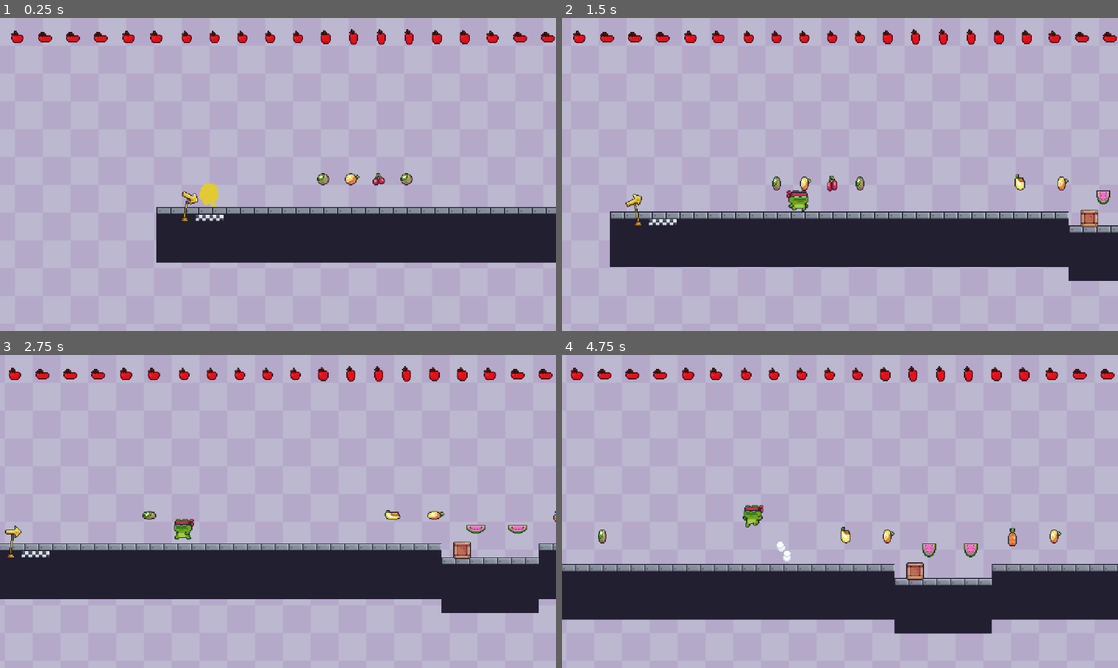
Above: before the commit, frames 1-4 (two rows, left to right).
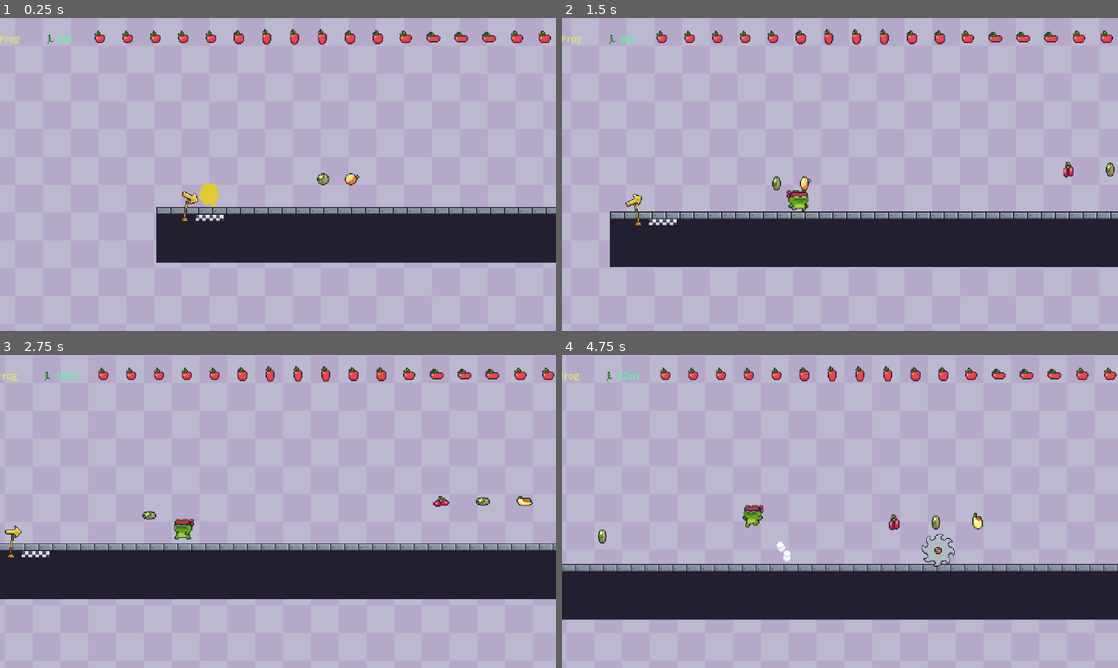
Above: after the commit, the same moments.

Repository: tavopxo/four-heroes-quest
Game: Godot game, scene res://scenes/levels/level_endless.tscn
Same seed, same stepped clock (60 frames per second), same inputs: the game is played once before the commit and once after it. This scene is started directly instead of the project's main scene. Sound files missing from this copy of the repository are replaced by a short silence.
Inputs:
- Up to frame 1 (0.25 s): no input
- Up to frame 2 (1.5 s): hold D (move_right) from 0.53 s (still down); tap Shift (special_action) at 0.6 s; tap Space (jump) at 0.77 s; tap K at 1.35 s
- Up to frame 3 (2.75 s): tap Space (jump) at 1.52 s; release D (move_right) at 2.03 s; hold A (move_left) from 2.03 s (still down); tap J at 2.1 s
- Up to frame 4 (4.75 s): release A (move_left) at 2.78 s; hold D (move_right) 2.78-4.28 s; tap P at 2.85 s; tap Space (jump) at 3.02, 3.77, 4.52 s; tap Shift (special_action) at 3.6 s; hold A (move_left) from 4.28 s (still down); tap K at 4.35 s

The runs differ from the first frame. In frame 1, 1.8% of the frame differs, in the area x 0-100%, y 3-54%; in frame 2, 3.2%; in frame 3, 4.1%; in frame 4, 4.5%, in the area x 0-100%, y 3-90%.

Commit message:
Fix endless death and improve procedural runs\n\nCo-authored-by: Copilot App <223556219+Copilot@users.noreply.github.com>

Diff:
--- a/scripts/levels/endless_level.gd
+++ b/scripts/levels/endless_level.gd
@@ -58,6 +58,7 @@
 const BASE_Y: int = 15 # Tile Y for ground level (240px)
 const GENERATE_AHEAD_PX: float = 850.0
 const DESPAWN_BEHIND_PX: float = 650.0
+const MAX_FRUITS_PER_CHUNK: int = 3
 
 var start_x: float = 60.0
 var next_chunk_tile_x: int = 0
@@ -160,8 +161,8 @@
 	spawned_container.add_child(cp)
 	chunk_data["nodes"].append(cp)
 
-	# Place a few welcoming fruits
-	for i in range(4):
+	# Place a small, readable introductory collectible line.
+	for i in range(2):
 		_spawn_fruit(chunk_data, Vector2((12 + i * 2) * TILE_SIZE, (BASE_Y - 2) * TILE_SIZE))
 
 	active_chunks.append(chunk_data)
@@ -169,21 +170,13 @@
 	last_chunk_exit_y = BASE_Y
 	chunk_counter = 1
 
-	# Generate 3 initial chunks ahead
-	for i in range(3):
+	# Keep the opening view readable instead of filling it with collectibles.
+	for i in range(1):
 		_generate_next_chunk()
 
 func _generate_next_chunk() -> void:
 	chunk_counter += 1
-	var chunk_type = randi() % 10
-
-	# Increase difficulty based on distance
-	if current_distance < 60:
-		# Early game: flat, steps, small gaps
-		chunk_type = [0, 1, 2, 5][randi() % 4]
-	elif current_distance < 150:
-		# Mid-early: add saws, fire, trampolines
-		chunk_type = [0, 1, 2, 3, 5, 6][randi() % 6]
+	var chunk_type = _choose_chunk_type()
 
 	var chunk_w = randi_range(18, 24)
 	var start_px = next_chunk_tile_x * TILE_SIZE
@@ -208,10 +201,22 @@
 		7: _build_chunk_fan_updraft(chunk_data, chunk_w)
 		8: _build_chunk_slammer_crates(chunk_data, chunk_w)
 		9: _build_chunk_pendulum_pass(chunk_data, chunk_w)
+		10: _build_chunk_staggered_gaps(chunk_data, chunk_w)
+		11: _build_chunk_hazard_gauntlet(chunk_data, chunk_w)
 		_: _build_chunk_flat_sprint(chunk_data, chunk_w)
 
 	active_chunks.append(chunk_data)
 	next_chunk_tile_x += chunk_w
+
+func _choose_chunk_type() -> int:
+	# Introduce demanding combinations gradually while retaining a safe route.
+	if current_distance < 60:
+		return [0, 1, 2, 5][randi() % 4]
+	if current_distance < 150:
+		return [0, 1, 2, 3, 5, 6, 10][randi() % 7]
+	if current_distance < 300:
+		return randi_range(0, 10)
+	return randi_range(0, 11)
 
 # --- CHUNK BUILDERS ---
 
@@ -411,6 +416,42 @@
 
 	last_chunk_exit_y = entry_y
 
+func _build_chunk_staggered_gaps(chunk: Dictionary, w: int) -> void:
+	var entry_y = last_chunk_exit_y
+	var raised_y = max(entry_y - 2, 11)
+	var gap_start = 4
+
+	for x in range(w):
+		var tx = next_chunk_tile_x + x
+		var in_gap = x >= gap_start and x < w - 3 and (x - gap_start) % 4 >= 2
+		if in_gap:
+			_spawn_spikes(chunk, Vector2(tx * TILE_SIZE + 8, (entry_y + 2) * TILE_SIZE))
+		else:
+			var segment = int((x - gap_start) / 4)
+			var top_y = raised_y if segment % 2 == 0 and x >= gap_start else entry_y
+			_place_column(chunk, tx, top_y, 4)
+			if x > gap_start and x % 4 == 0:
+				_spawn_fruit(chunk, Vector2(tx * TILE_SIZE + 8, (top_y - 2) * TILE_SIZE))
+
+	_spawn_trampoline(chunk, Vector2((next_chunk_tile_x + w - 3) * TILE_SIZE + 8, (entry_y - 1) * TILE_SIZE))
+	last_chunk_exit_y = entry_y
+
+func _build_chunk_hazard_gauntlet(chunk: Dictionary, w: int) -> void:
+	var entry_y = last_chunk_exit_y
+	for x in range(w):
+		var tx = next_chunk_tile_x + x
+		_place_column(chunk, tx, entry_y, 4)
+
+	var hazard_y = (entry_y - 1) * TILE_SIZE + 8
+	_spawn_fire_trap(chunk, Vector2((next_chunk_tile_x + 4) * TILE_SIZE + 8, hazard_y), 1.2, 1.2, false)
+	_spawn_saw(chunk, Vector2((next_chunk_tile_x + 10) * TILE_SIZE + 8, hazard_y - 12), Vector2(48, 0), 85.0)
+	_spawn_fire_trap(chunk, Vector2((next_chunk_tile_x + 16) * TILE_SIZE + 8, hazard_y), 0.8, 1.5, true)
+	_spawn_box(chunk, Vector2((next_chunk_tile_x + 7) * TILE_SIZE + 8, hazard_y))
+	_spawn_box(chunk, Vector2((next_chunk_tile_x + 13) * TILE_SIZE + 8, hazard_y))
+	_spawn_fruit(chunk, Vector2((next_chunk_tile_x + 8) * TILE_SIZE + 8, (entry_y - 3) * TILE_SIZE))
+	_spawn_fruit(chunk, Vector2((next_chunk_tile_x + 14) * TILE_SIZE + 8, (entry_y - 3) * TILE_SIZE))
+	last_chunk_exit_y = entry_y
+
 # --- TILE & OBJECT HELPERS ---
 
 func _place_column(chunk: Dictionary, tx: int, top_y: int, depth: int) -> void:
@@ -421,12 +462,16 @@
 		chunk["tiles"].append(Vector2i(tx, ty))
 
 func _spawn_fruit(chunk: Dictionary, pos: Vector2) -> void:
+	var fruit_count: int = chunk.get("fruit_count", 0)
+	if fruit_count >= MAX_FRUITS_PER_CHUNK:
+		return
 	var f = fruit_scene.instantiate()
 	f.position = pos
 	var rtype = fruit_types[randi() % fruit_types.size()]
 	f.fruit_type = rtype
 	spawned_container.add_child(f)
 	chunk["nodes"].append(f)
+	chunk["fruit_count"] = fruit_count + 1
 
 func _spawn_box(chunk: Dictionary, pos: Vector2) -> void:
 	var b = box_scene.instantiate()
@@ -523,7 +568,7 @@
 
 func _on_abyss_body_entered(body: Node2D) -> void:
 	if body is Player:
-		(body as Player).take_damage(99)
+		(body as Player).take_damage(99, Vector2.ZERO, true)
 
 func _on_health_changed(current: int, max_hp: int) -> void:
 	if not health_container or not is_inside_tree():
@@ -531,10 +576,11 @@
 	for c in health_container.get_children():
 		c.queue_free()
 	for i in range(max_hp):
-		var heart = TextureRect.new()
+		var heart = Label.new()
 		heart.custom_minimum_size = Vector2(18, 18)
-		heart.stretch_mode = TextureRect.STRETCH_KEEP_ASPECT_CENTERED
-		heart.texture = load("res://Items/Fruits/Apple.png")
+		heart.text = "♥"
+		heart.horizontal_alignment = HORIZONTAL_ALIGNMENT_CENTER
+		heart.add_theme_font_size_override("font_size", 16)
 		heart.modulate = Color(1.0, 0.25, 0.35) if i < current else Color(0.3, 0.3, 0.3, 0.4)
 		health_container.add_child(heart)
 
--- a/scripts/player.gd
+++ b/scripts/player.gd
@@ -253,8 +253,8 @@
 	coyote_timer.stop()
 	is_ground_pounding = false
 
-func take_damage(amount: int = 1, knockback_dir: Vector2 = Vector2.ZERO) -> void:
-	if is_invulnerable or is_dead:
+func take_damage(amount: int = 1, knockback_dir: Vector2 = Vector2.ZERO, bypass_invulnerability: bool = false) -> void:
+	if (is_invulnerable and not bypass_invulnerability) or is_dead:
 		return
 
 	var died = false
@@ -288,6 +288,9 @@
 	velocity = Vector2.ZERO
 	if animated_sprite.sprite_frames.has_animation("desappearing"):
 		animated_sprite.play("desappearing")
+
+	if game_manager and game_manager.is_endless_mode:
+		return
 
 	await get_tree().create_timer(0.6).timeout
 	var respawn_pt = Vector2.ZERO
